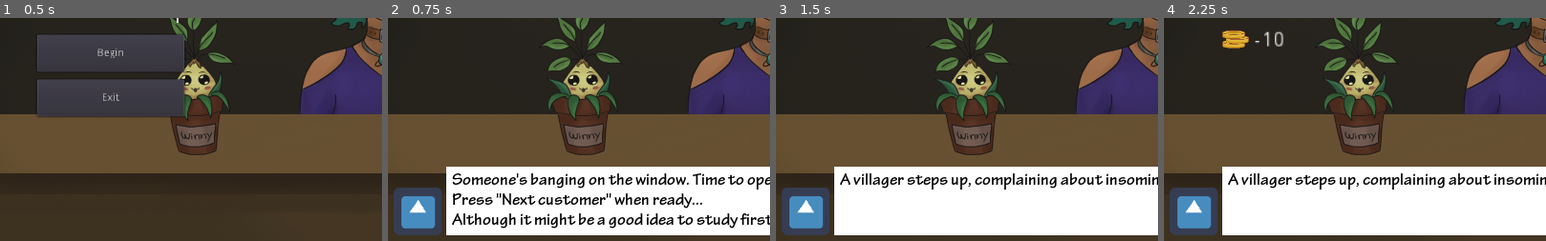
Above: before the commit, frames 1-4 (left to right).
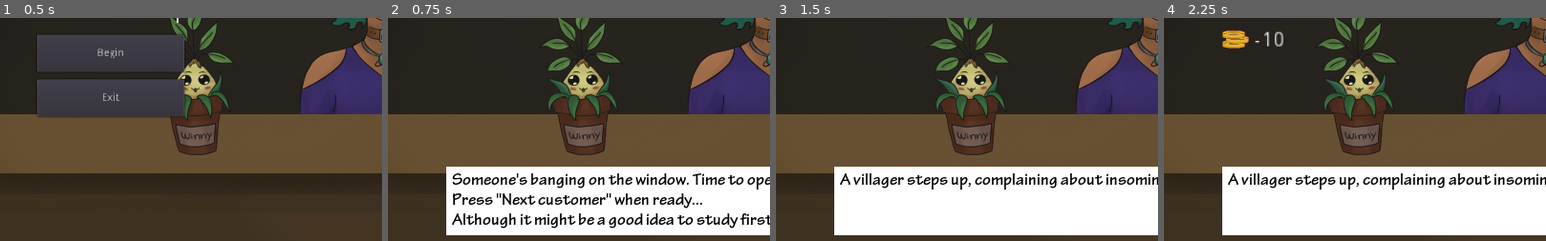
Above: after the commit, the same moments.

Repository: organicpencil/godot-wild-3
Game: Godot game, scene res://start.tscn
The game is run twice, just before and just after one commit, with the same random seed, the same clock (stepped at 60 frames per second) and the same inputs. The engine's default icon, where the game draws it, is replaced by a stand-in: a white triangle on a blue panel in a dark square.
Inputs (mouse positions are % of the whole screen's width and height, from its top left):
- Up to frame 1 (0.5 s): no input
- Up to frame 2 (0.75 s): click "Begin" at 0.5 s
- Up to frame 3 (1.5 s): click "Next customer" at 1.25 s
- Up to frame 4 (2.25 s): click (32, 10) at 2.02 s
The pictures show only the part of the screen within x 0-50%, y 50-100%; the shares and areas given below are measured in that part.

Frame 1 is identical in both runs. In frame 2, 2.6% of the frame differs, in the area x 1-14%, y 76-98%; in frame 3, 2.6%; in frame 4, 2.6%.

Commit message:
Last-minute fixes

Diff:
--- a/project/shop/shop.tscn
+++ b/project/shop/shop.tscn
@@ -208,6 +208,7 @@
 margin_bottom = 230.0
 
 [node name="TextureRect" type="TextureRect" parent="."]
+visible = false
 anchor_left = 0.0
 anchor_top = 1.0
 anchor_right = 0.0
--- a/project/start.tscn
+++ b/project/start.tscn
@@ -171,7 +171,7 @@
 anchor_bottom = 0.0
 margin_left = 50.0
 margin_top = 202.0
-margin_right = 550.0
+margin_right = 730.0
 margin_bottom = 311.0
 rect_pivot_offset = Vector2( 0, 0 )
 rect_clip_content = false
